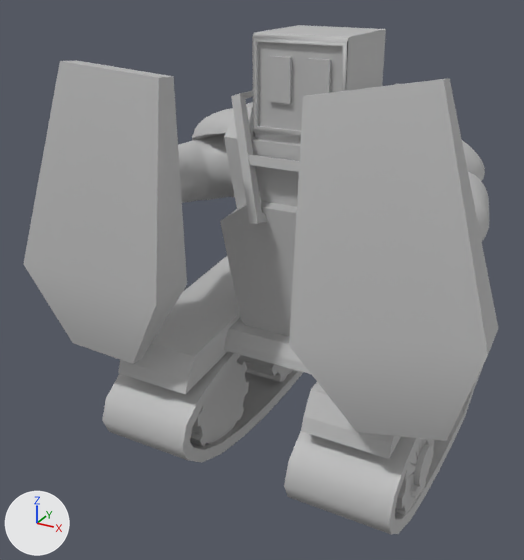
The FBX model Project/Art/Maya/Gigbit_highpoly_model.fbx as it was, and as the next commit left it.
Both versions are drawn from a camera (50 mm lens) standing at (0.0373, -0.0773, 0.056) and looking at (-0.0037, -0.0028, 0.0188). Lighting does not change. The marker at lower left points along +X, +Y and +Z. Where no turn or scale is listed for an object, it has been applied to the vertices.
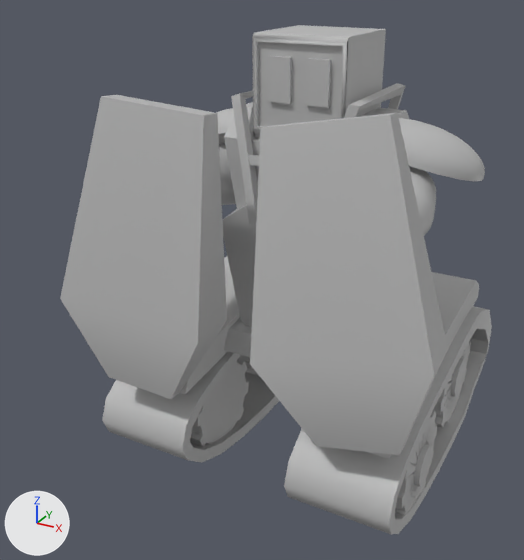
Boxes [x1, y1, x2, y2] around the edits, measured in the pictures (524 x 560 px):
'pCube19', moved: before [289, 78, 498, 441]; after [250, 113, 448, 455]
'pCube18', moved: before [23, 60, 187, 364]; after [60, 95, 227, 399]
'pCylinder3', moved: before [178, 133, 235, 203]; after [219, 142, 236, 205]
'pCylinder2', moved: before [468, 172, 489, 241]; after [409, 166, 436, 236]
'pCube12', unchanged, covered by the edit: before [118, 256, 240, 394]; after [180, 256, 240, 394]
'pCube13', unchanged, covered by the edit: before [220, 201, 297, 337]; after [222, 204, 256, 327]
'pSphere1', unchanged, uncovered by the edit: before [462, 140, 485, 181]; after [399, 118, 485, 181]
'pCube4', unchanged, covered by the edit: before [224, 318, 311, 374]; after [224, 318, 252, 357]

What the commit changed:
Object 'pCube18' (ob_pcube18) moves from (-0.0157, -0.0166, 0.029) to (-0.0104, -0.0166, 0.0257).
Object 'pCylinder3' (ob_pcylinder3) moves from (-0.0085, 0.0032, 0.0318) to (-0.0045, 0.0032, 0.0318).
Object 'pCylinder2' (ob_pcylinder2) moves from (0.0114, 0.0027, 0.0314) to (0.0055, 0.0027, 0.0314).
Object 'pCube19' (ob_pcube19) moves from (0.0175, -0.0165, 0.0295) to (0.0131, -0.0165, 0.0262).
